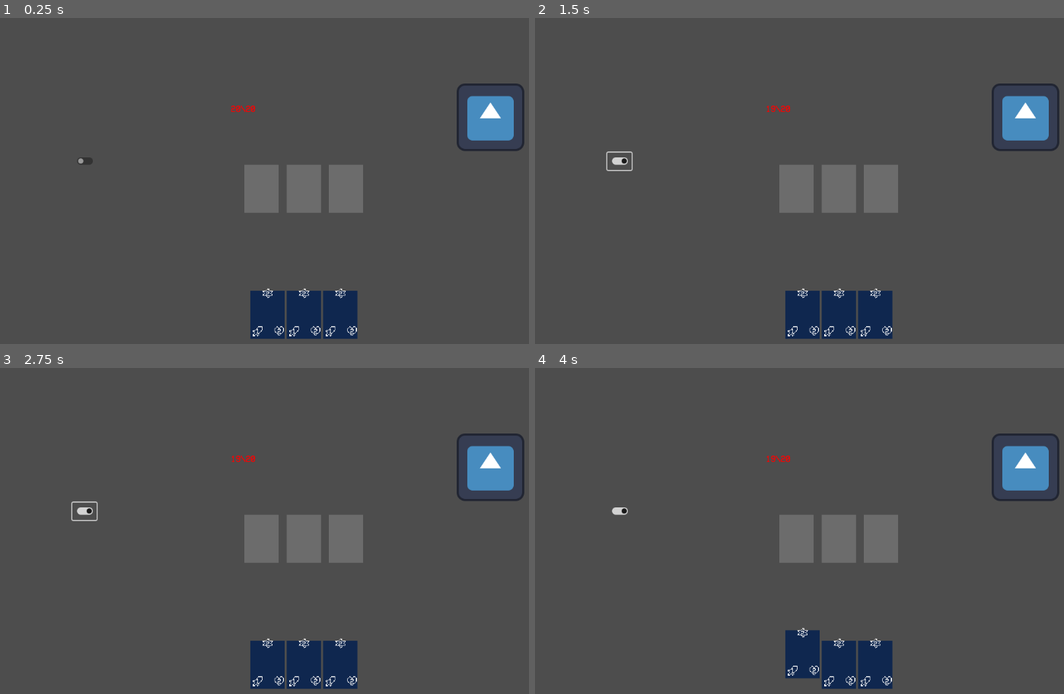
Above: before the commit, frames 1-4 (two rows, left to right).
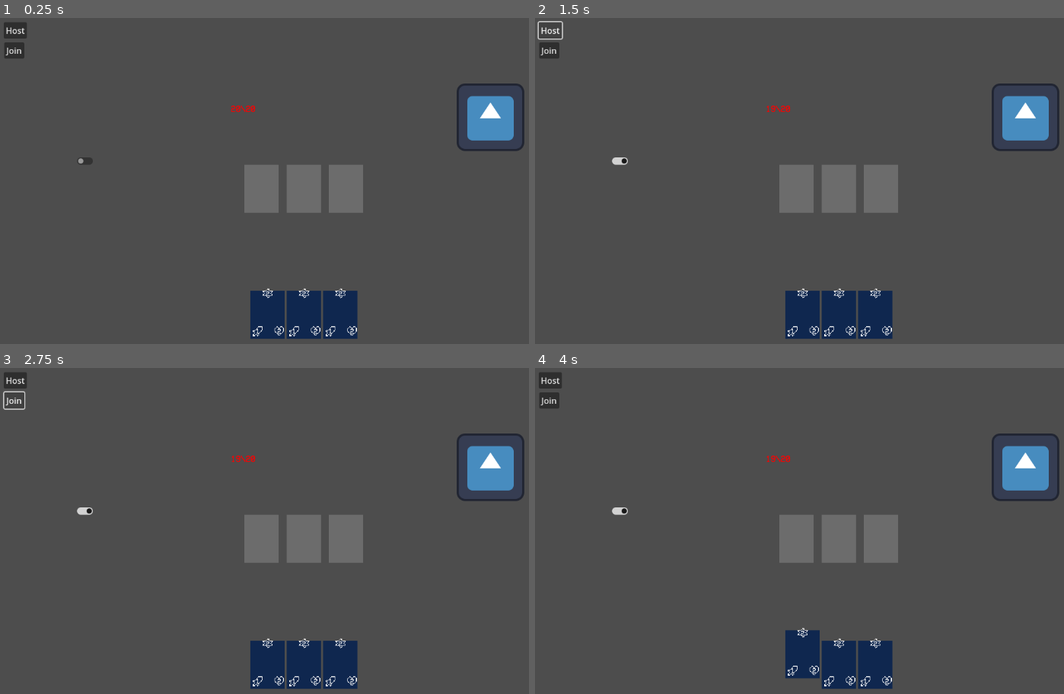
Above: after the commit, the same moments.

Repository: CraftMaster07/MonsterCardsClone
Game: Godot game, scene res://Scenes/board.tscn
Same seed, same stepped clock (60 frames per second), same inputs: the game is played once before the commit and once after it. The engine's default icon, where the game draws it, is replaced by a stand-in: a white triangle on a blue panel in a dark square.
Inputs (mouse positions are in pixels of both pictures, inside the frame that each line leads up to):
- Up to frame 1 (0.25 s): no input
- Up to frame 2 (1.5 s): click (619, 161) at 0.5 s; click (550, 31) at 1.25 s, where only the run after the commit has a clickable "Host"
- Up to frame 3 (2.75 s): click (15, 400) at 2 s, where only the run after the commit has a clickable "Join"
- Up to frame 4 (4 s): click (794, 537) at 2.77 s; click (804, 664) at 3.52 s

The runs differ from the first frame. In frame 1, 0.4% of the frame differs, in the area x 0-6%, y 1-13%; in frame 2, 0.4%; in frame 3, 0.4%; in frame 4, 0.4%.

Commit message:
commit for commiting

Diff:
--- a/monster-cards-clone/Scenes/board.tscn
+++ b/monster-cards-clone/Scenes/board.tscn
@@ -6,6 +6,7 @@
 [ext_resource type="Texture2D" uid="uid://cjn63si50nhet" path="res://icon.svg" id="4_cp8jt"]
 [ext_resource type="PackedScene" uid="uid://dtpst7jgrdpqq" path="res://scenes/card_slot_container.tscn" id="5_dun80"]
 [ext_resource type="PackedScene" uid="uid://syfm2kspvm70" path="res://scenes/player.tscn" id="5_dxjtj"]
+[ext_resource type="Script" uid="uid://cdhyg6ijnqfcm" path="res://scripts/multiplayer.gd" id="7_c3r7o"]
 
 [node name="Board" type="Control"]
 layout_mode = 3
@@ -30,10 +31,6 @@
 offset_top = -131.0
 theme_override_constants/margin_bottom = 40
 
-[node name="Icon" type="Sprite2D" parent="."]
-position = Vector2(929, 188)
-texture = ExtResource("4_cp8jt")
-
 [node name="PlayerHandler" parent="." instance=ExtResource("5_dxjtj")]
 
 [node name="HealthLabel" parent="PlayerHandler" index="0"]
@@ -42,13 +39,37 @@
 offset_right = 500.0
 offset_bottom = 187.0
 
-[node name="DamageButton" type="CheckButton" parent="."]
+[node name="HostButton" type="Button" parent="."]
 layout_mode = 0
+offset_left = 7.0
+offset_top = 8.0
+offset_right = 51.0
+offset_bottom = 39.0
+text = "Host"
+
+[node name="JoinButton" type="Button" parent="."]
+layout_mode = 0
+offset_left = 8.0
+offset_top = 46.0
+offset_right = 46.0
+offset_bottom = 77.0
+text = "Join"
+
+[node name="Stuff" type="Node" parent="."]
+
+[node name="Icon" type="Sprite2D" parent="Stuff"]
+position = Vector2(929, 188)
+texture = ExtResource("4_cp8jt")
+
+[node name="DamageButton" type="CheckButton" parent="Stuff"]
 offset_left = 137.0
 offset_top = 255.0
 offset_right = 183.0
 offset_bottom = 288.0
 
-[connection signal="toggled" from="DamageButton" to="PlayerHandler" method="_on_check_button_toggled"]
+[node name="Multiplayer" type="Node" parent="."]
+script = ExtResource("7_c3r7o")
+
+[connection signal="toggled" from="Stuff/DamageButton" to="PlayerHandler" method="_on_check_button_toggled"]
 
 [editable path="PlayerHandler"]
--- /dev/null
+++ b/monster-cards-clone/scripts/multiplayer.gd
@@ -0,0 +1,6 @@
+extends Node
+
+
+var peer = ENetMultiplayerPeer.new()
+var ip_address = "127.0.0.1"
+var port = 1919
Not shown: 1 places in monster-cards-clone/Scenes/board.tscn that only renumber resources
Not shown, added: monster-cards-clone/scripts/multiplayer.gd.uid
